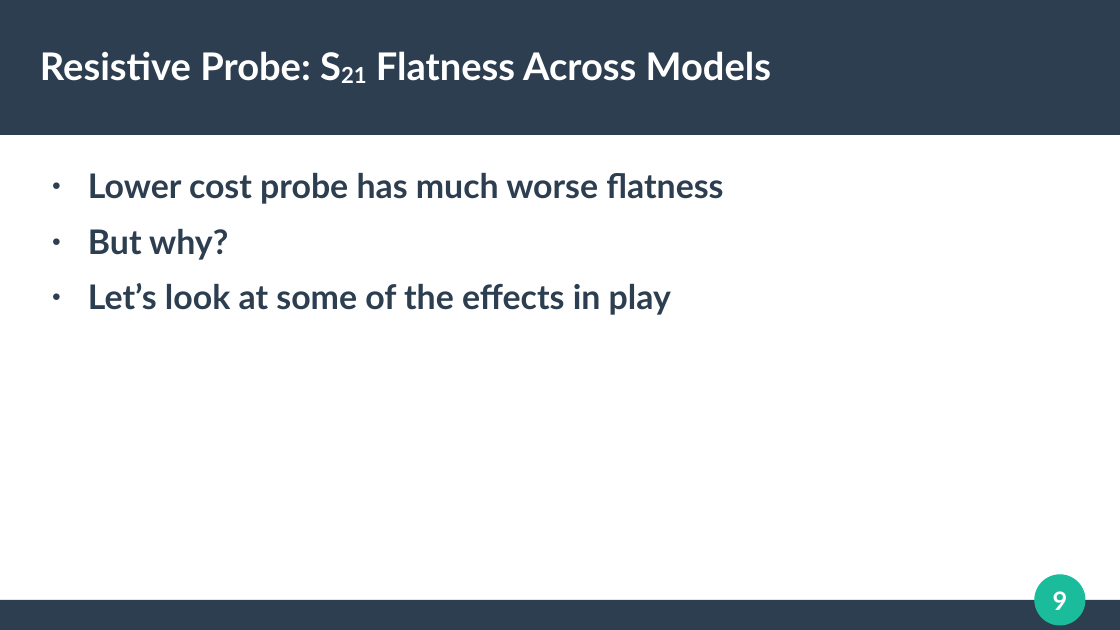
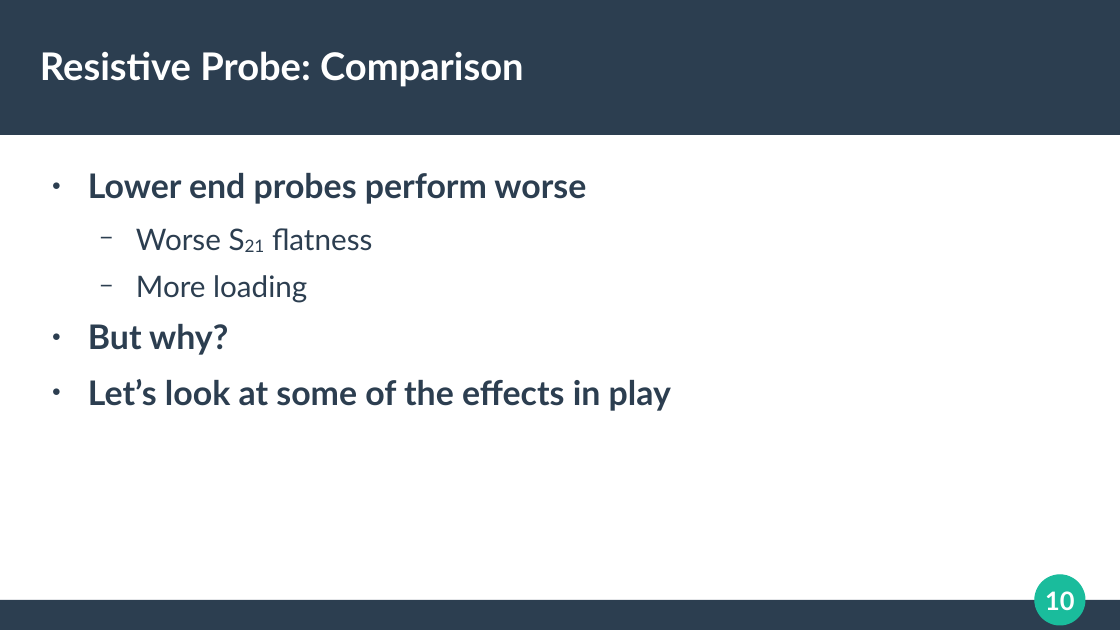
Before and after one commit to azonenberg/electronics-training, a slide deck: slide 10 of oscilloscope-probing/sec03-resistive.odp (slide 9 before the commit). Drawn at 1120x630 pixels with LibreOffice and Linux fonts; fonts in the diff are those of the drawing. Boxes give left, top, right and bottom in pixels: in the first picture for what was removed or moved away, otherwise in the second. Text is boxed around its words. In the diff, an @@ line names an element or a change of style, - is before the commit and + after.

```diff
--- a/oscilloscope-probing/sec03-resistive.odp
+++ b/oscilloscope-probing/sec03-resistive.odp
@@ title at bbox=[40, 51, 524, 87]: text changed @@
-Resistive Probe: S21 Flatness Across Models
+Resistive Probe: Comparison
@@ text at bbox=[88, 173, 586, 303]: text changed; size 24 to 21 pt; bold off @@
-● Lower cost probe has much worse flatness
+● Lower end probes perform worse
+  − Worse S21 flatness
+  − More loading
@@ page number at bbox=[1045, 591, 1074, 610]: text changed @@
-9
+10
```
Also in this commit, not shown: 7 other slides changed, 6 slides added, 1 slide removed, 5 other files.
